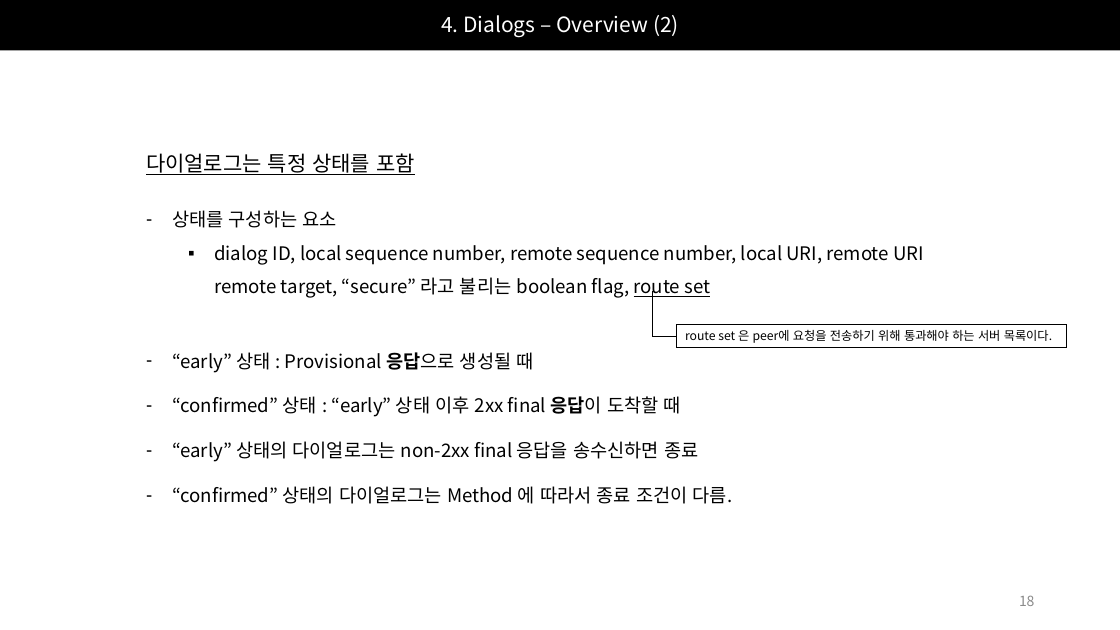
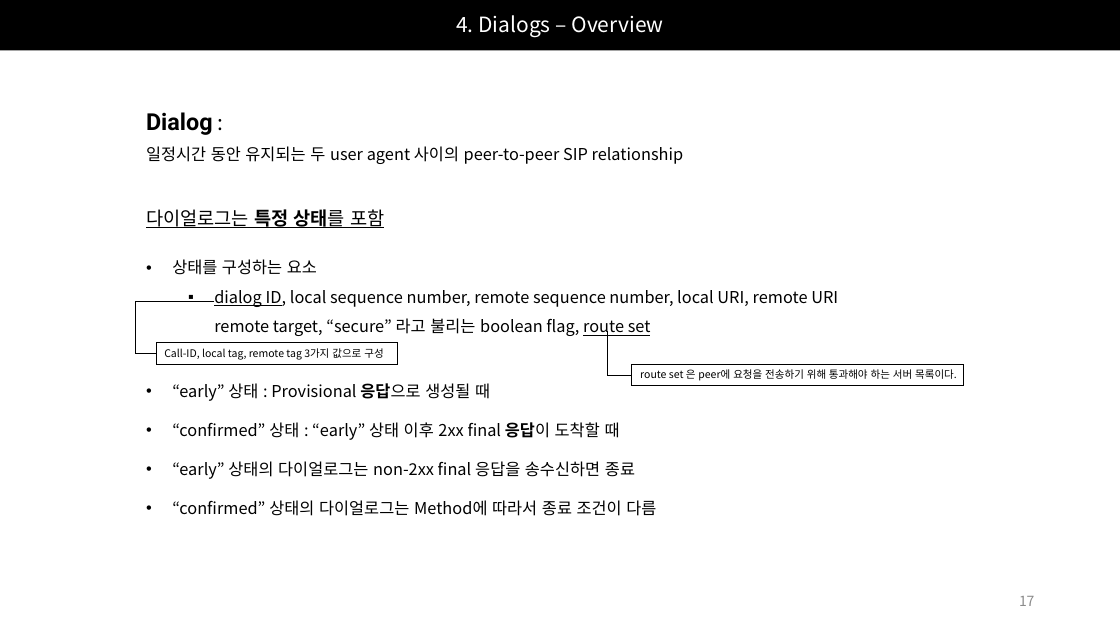
Before and after one commit to Epsilonely/SIP-Survey, a slide deck: slide 17 of 세미나 2차.pptx (slide 18 before the commit). Drawn at 1120x630 pixels with LibreOffice and Linux fonts; fonts in the diff are those of the drawing. Boxes give left, top, right and bottom in pixels: in the first picture for what was removed or moved away, otherwise in the second. Text is boxed around its words. In the diff, an @@ line names an element or a change of style, - is before the commit and + after.

```diff
--- a/세미나 2차.pptx
+++ b/세미나 2차.pptx
@@ title at box(456, 15, 663, 37): text changed @@
-4. Dialogs – Overview (2)
+4. Dialogs – Overview
@@ text added at box(146, 112, 684, 164), 14 pt, text #000000 @@
+Dialog :
+일정시간 동안 유지되는 두 user agent 사이의 peer-to-peer SIP relationship
@@ text "다이얼로그는 특정 상태를 포함": place and size @@
-text "다이얼로그는 특정 상태를 포함" at box(146, 153, 924, 504)
+text "다이얼로그는 특정 상태를 포함" at box(146, 209, 838, 516)
@@ text at box(146, 209, 838, 479): size 18 to 16 pt in "다이얼로그는 특정 상태를 포함"; bold on in "특정 상태를"; size 16 to 14 pt in "상태를 구성하는 요소", "dialog ID, local sequence number, remote sequence ...", "“early” 상태 : Provisional 응답으로 생성될 때", "“confirmed” 상태 : “early” 상태 이후 2xx ..." and 1 more places; underline on in "dialog ID,"; bullet - to • @@
@@ elbow line added from (214, 302) to (156, 354), #000000 0.5 pt @@
@@ rectangle added at box(156, 343, 398, 364), outline #000000 0.75 pt, 9 pt, text #000000 @@
+Call-ID, local tag, remote tag 3가지 값으로 구성
@@ elbow line moved from (652, 292) - (677, 336) to (607, 331) - (632, 375) @@
@@ rectangle "route set 은 peer에 요청을 ...": place and size @@
-rectangle "route set 은 peer에 요청을 ..." at box(677, 324, 1067, 348)
+rectangle "route set 은 peer에 요청을 ..." at box(632, 365, 963, 386)
@@ rectangle "route set 은 peer에 요청을 ..." at box(632, 365, 963, 386): size 10.5 to 9 pt @@
@@ text at box(172, 500, 656, 516): text changed; size 16 to 14 pt @@
-– “confirmed” 상태의 다이얼로그는 Method 에 따라서 종료 조건이 다름.
+• “confirmed” 상태의 다이얼로그는 Method에 따라서 종료 조건이 다름
@@ page number at box(1019, 596, 1035, 606): text changed @@
-18
+17
```
Also in this commit, not shown: 27 other slides changed, 2 slides removed.
